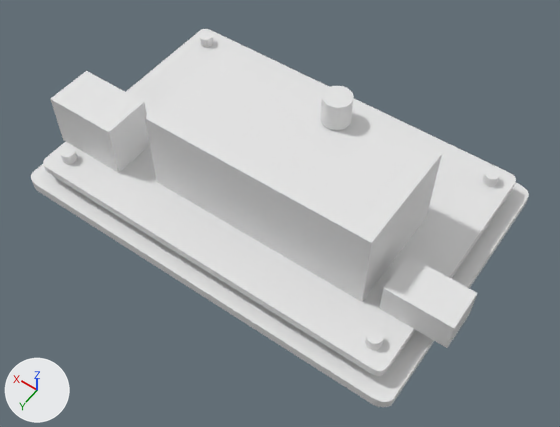
The Blender file box 1.blend as it was, and as the next commit left it.
Both versions are drawn from a camera (50 mm lens) standing at (-54.3, 75.2, 111.9) and looking at (-6.3, 8.0, 6.3). The axes (+X, +Y, +Z) are drawn at lower left. The lights are the same throughout.

Before the edit, the objects in view are built like this:
```python
me_cube_001 = bpy.data.meshes.new('Cube.001')
me_cube_001.from_pydata(...)  # a box spanning x -42.01..-30.01, y 6.73..14.23, z 2.0..8.0
me_cube_001.materials.append(mat_material)  # white #e7e7e7
me_圓柱體_001 = bpy.data.meshes.new('圓柱體.001')
me_圓柱體_001.from_pydata(...)  # a 32-sided cylinder along z spanning x -2.5..2.5, y -2.5..2.5, z 0.0..5.0
me_立方體_002 = bpy.data.meshes.new('立方體.002')
me_立方體_002.from_pydata(...)  # 56 vertices, 30 faces; spans x -39.0..39.0, y -26.0..26.0, z 0.0..2.0
ob_1___box_bottom = bpy.data.objects.new('1 - Box Bottom', me_立方體_002)
ob_1___box_bottom.location = (0.0, 0.0, 0.0)
ob_4___3p_out = bpy.data.objects.new('4 - 3P OUT', me_cube_001)
ob_4___3p_out.location = (0.0, 0.0, 4.0)
ob_5___button = bpy.data.objects.new('5 - Button', me_圓柱體_001)
ob_5___button.location = (-9.6, -2.9, 22.2)
# also in view: '2 -0DC IN' at (29.9, 12.7, 11.2); '2 - Columns x 4' at (0.0, 0.0, 5.0); '3 - Load' at (-5.7, 4.3, 14.0); '1 - Base Board' at (0.0, 0.0, 5.2)
```
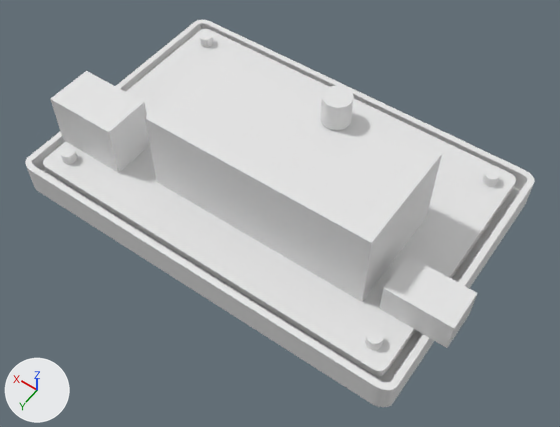
Pixel boxes [x1, y1, x2, y2] of what changed, in the pictures (560 x 427 px):
'1 - Box Bottom', reshaped
    before: [31, 164, 529, 407]
    after: [25, 20, 535, 407]
part 1 of me_立方體_002, built on
    before: [31, 164, 529, 402]
    after: [25, 20, 535, 402]

The change, as a list of edits to the scene's bpy script:
```text
Change me_立方體_002:
    used by ob_1___box_bottom; location = (0.0, 0.0, 0.0)
    remove me_立方體_002.from_pydata(...)  # 56 vertices, 30 faces; spans x -39.0..39.0, y -26.0..26.0, z 0.0..2.0
    add me_立方體_002.from_pydata(...)  # 252 vertices, 226 faces; spans x -39.0..39.0, y -26.0..26.0, z 0.0..6.0
    me_立方體_002 part 1
    1 face is deleted
    140 vertices are added at x -39.0..39.0, y -26.0..26.0, z 2.0
    28 new vertices lie (0.0, 0.0, 4.0) away from vertices in x -39.0..39.0, y -26.0..26.0, z 2.0
    28 new vertices lie (0.0, 0.0, 4.0) away from vertices in x -37.8..37.8, y -24.8..24.8, z 2.0
    197 new faces join them
```
